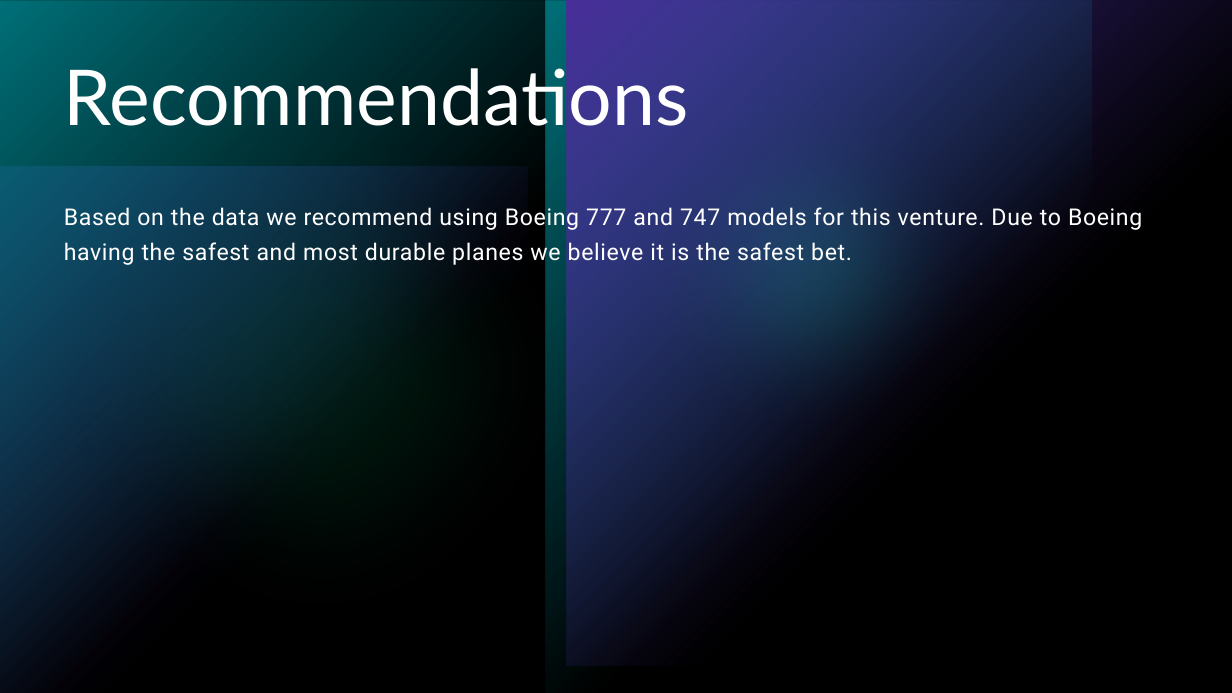
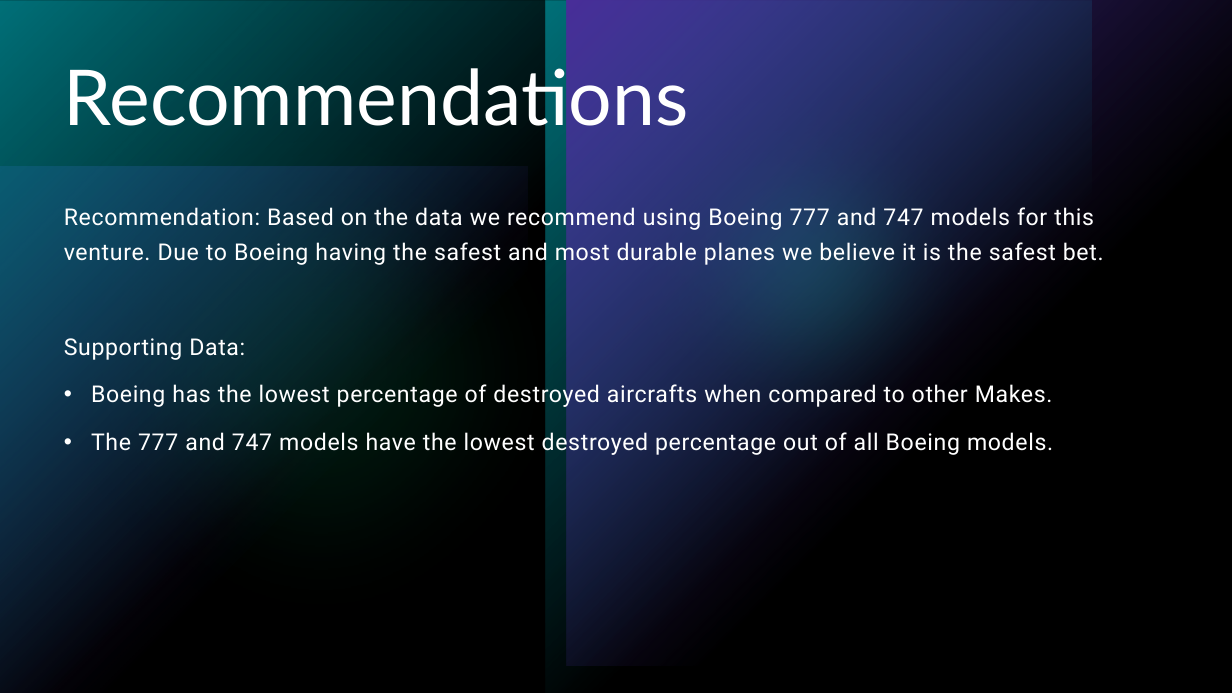
Before and after one commit to alecs1523/Aviation_Data_Analysis, a slide deck: slide 11 of phase_1_aviation_analysis.pptx. Drawn at 1232x693 pixels with LibreOffice and Linux fonts; fonts in the diff are those of the drawing. Boxes give left, top, right and bottom in pixels: in the first picture for what was removed or moved away, otherwise in the second. Text is boxed around its words. In the diff, an @@ line names an element or a change of style, - is before the commit and + after.

```diff
--- a/phase_1_aviation_analysis.pptx
+++ b/phase_1_aviation_analysis.pptx
@@ text at (64,205,1104,455): text changed @@
-Based on the data we recommend using Boeing 777 and 747 models for this venture. Due to Boeing having the safest and most durable planes we believe it is the safest bet.
+Recommendation: Based on the data we recommend using Boeing 777 and 747 models for this venture. Due to Boeing having the safest and most durable planes we believe it is the safest bet.
+Supporting Data:
+• Boeing has the lowest percentage of destroyed aircrafts when compared to other Makes.
+• The 777 and 747 models have the lowest destroyed percentage out of all Boeing models.
```
Also in this commit, not shown: 3 other files.
